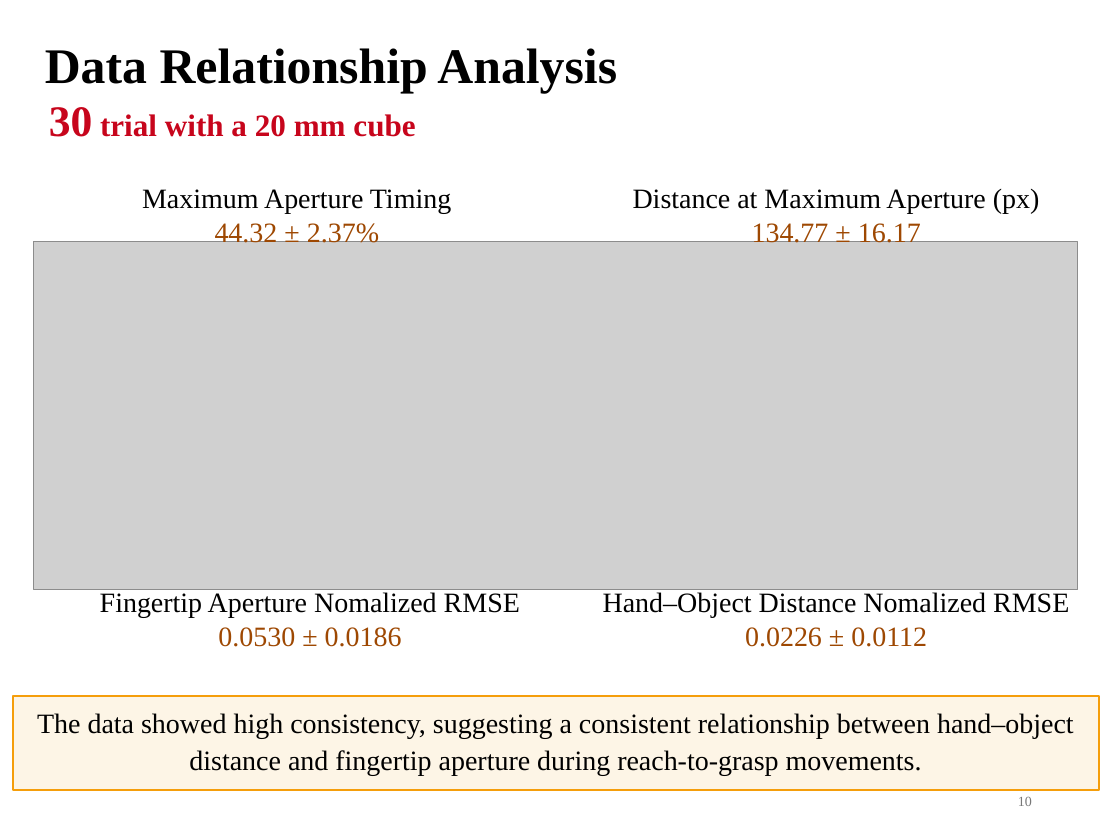
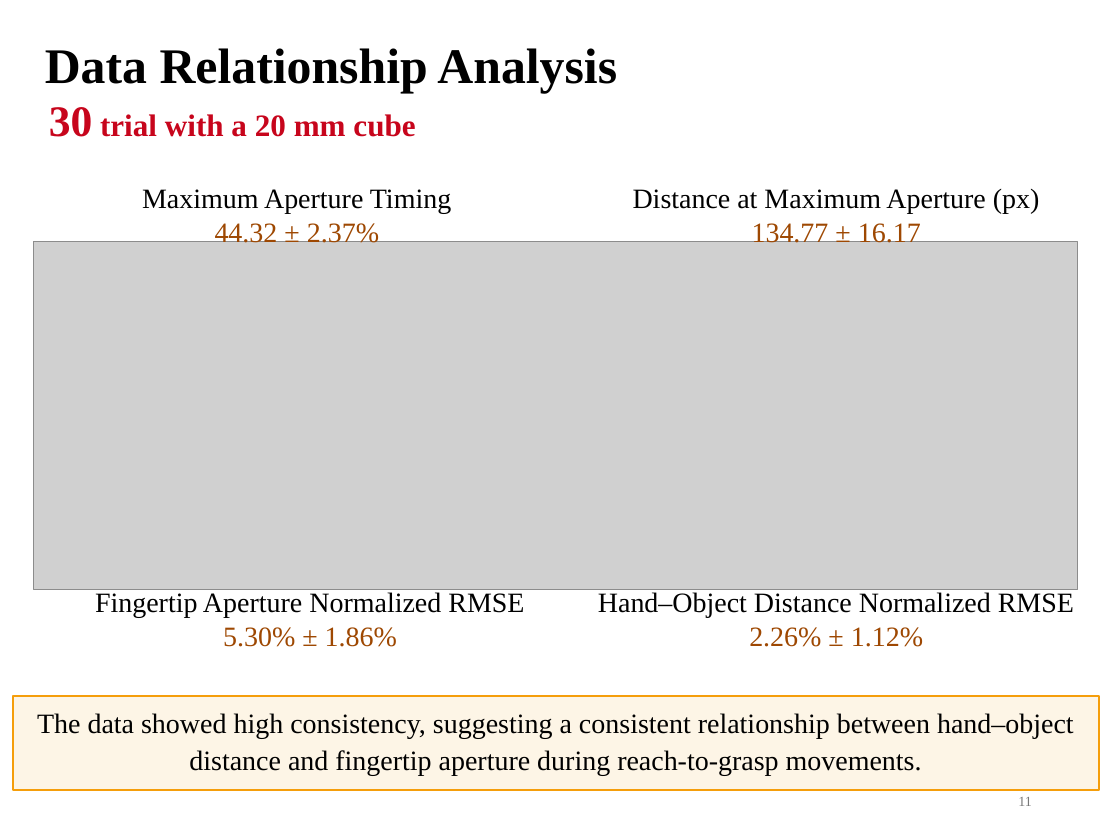
Before and after one commit to DiXiQing/Multimodal_Imitation_Learning, a slide deck: slide 11 of Zemi/2026-10-28v2-Di.pptx (slide 10 before the commit). Drawn at 1120x840 pixels with LibreOffice and Linux fonts; fonts in the diff are those of the drawing; grey boxes stand for pictures. Boxes give left, top, right and bottom in pixels: in the first picture for what was removed or moved away, otherwise in the second. Text is boxed around its words. In the diff, an @@ line names an element or a change of style, - is before the commit and + after.

```diff
--- a/Zemi/2026-10-28v2-Di.pptx
+++ b/Zemi/2026-10-28v2-Di.pptx
@@ text at [95, 592, 524, 647]: text changed @@
-Fingertip Aperture Nomalized RMSE
-0.0530 ± 0.0186
+Fingertip Aperture Normalized RMSE
+5.30% ± 1.86%
@@ text at [598, 592, 1074, 647]: text changed @@
-Hand–Object Distance Nomalized RMSE
-0.0226 ± 0.0112
+Hand–Object Distance Normalized RMSE
+2.26% ± 1.12%
@@ page number at [1018, 797, 1031, 806]: text changed @@
-10
+11
```
Also in this commit, not shown: 12 other slides changed, 2 slides added, 1 slide removed, 24 other files.
